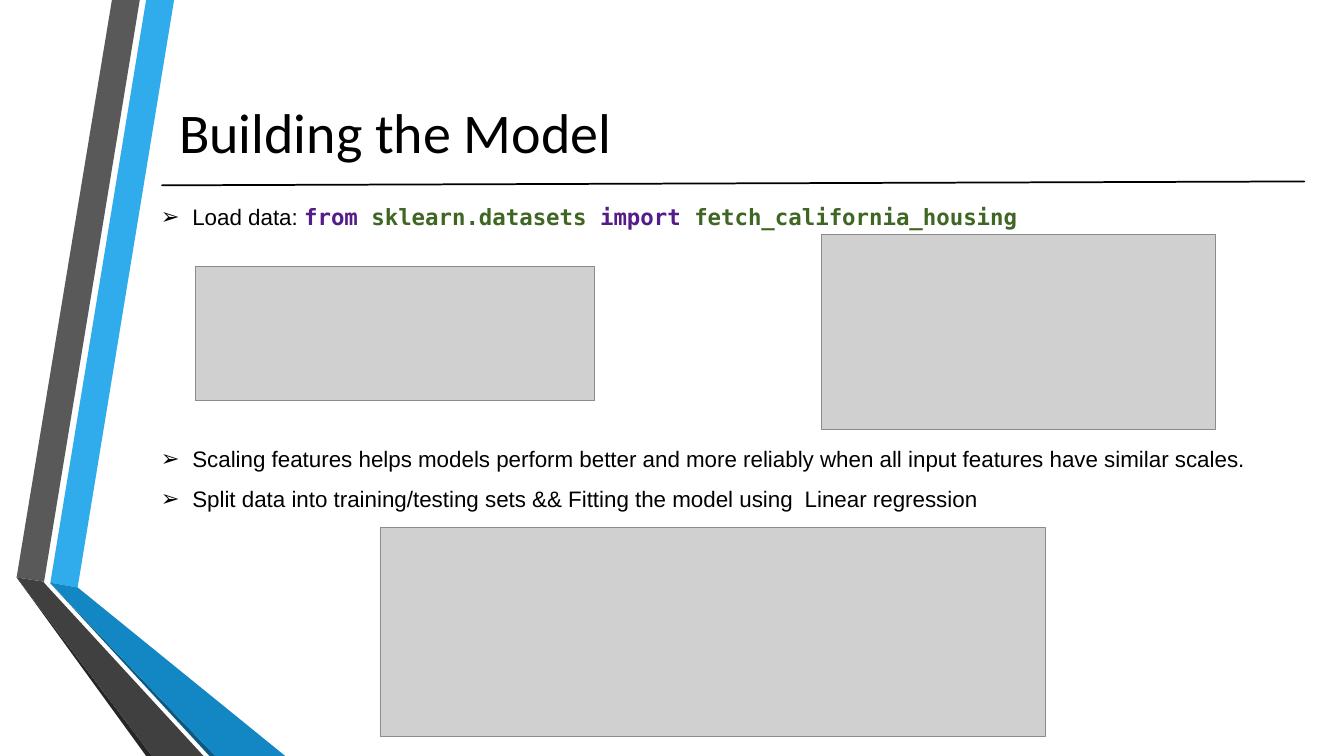
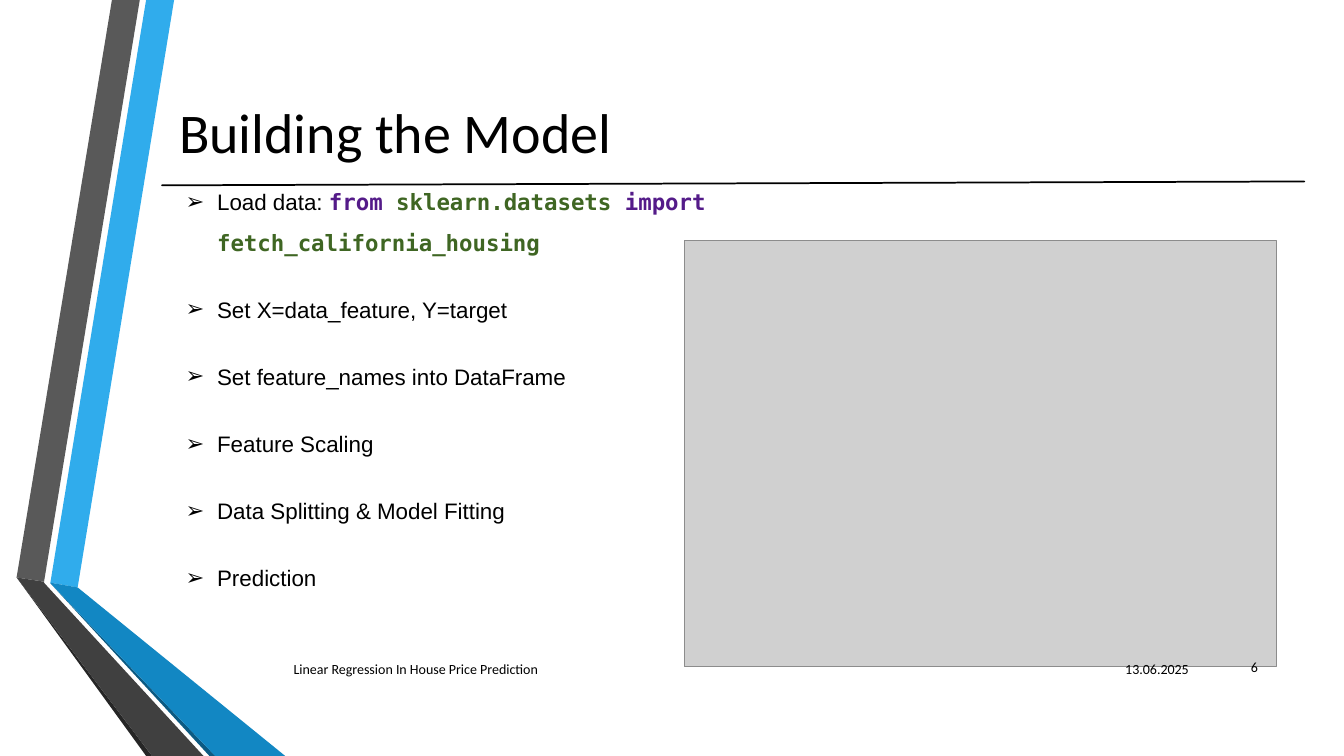
Before and after one commit to MoAbdoHSHL/Machine-Learning-model, a slide deck: slide 6 of LinearRegression_Abdo.pptx (slide 5 before the commit). Drawn at 1344x756 pixels with LibreOffice and Linux fonts; fonts in the diff are those of the drawing; grey boxes stand for pictures. Boxes give left, top, right and bottom in pixels: in the first picture for what was removed or moved away, otherwise in the second. Text is boxed around its words. In the diff, an @@ line names an element or a change of style, - is before the commit and + after.

```diff
--- a/LinearRegression_Abdo.pptx
+++ b/LinearRegression_Abdo.pptx
@@ text "Load data: from sklearn.datasets import ..." moved from (x1=192, y1=207, x2=1244, y2=512) to (x1=217, y1=192, x2=706, y2=587) @@
@@ picture removed at (x1=822, y1=234, x2=1216, y2=430) @@
@@ picture removed at (x1=196, y1=267, x2=595, y2=401) @@
@@ picture added at (x1=685, y1=241, x2=1277, y2=667) @@
@@ text at (x1=217, y1=301, x2=566, y2=587): text changed @@
-➢ Scaling features helps models perform better and more reliably when all input features have similar scales.
-➢ Split data into training/testing sets && Fitting the model using Linear regression
+➢ Set X=data_feature, Y=target
+➢ Set feature_names into DataFrame
+➢ Feature Scaling
+➢ Data Splitting & Model Fitting
+➢ Prediction
@@ picture removed at (x1=381, y1=528, x2=1046, y2=737) @@
@@ text added at (x1=294, y1=664, x2=538, y2=677), 10 pt, text #000000 @@
+Linear Regression In House Price Prediction
@@ text added at (x1=1125, y1=664, x2=1189, y2=678), 10 pt, text #000000 @@
+13.06.2025
@@ page number added at (x1=1251, y1=662, x2=1258, y2=676), 10 pt, text #000000 @@
+6
```
Also in this commit, not shown: 5 other slides changed, 4 slides added, 1 slide removed, 4 other files.
